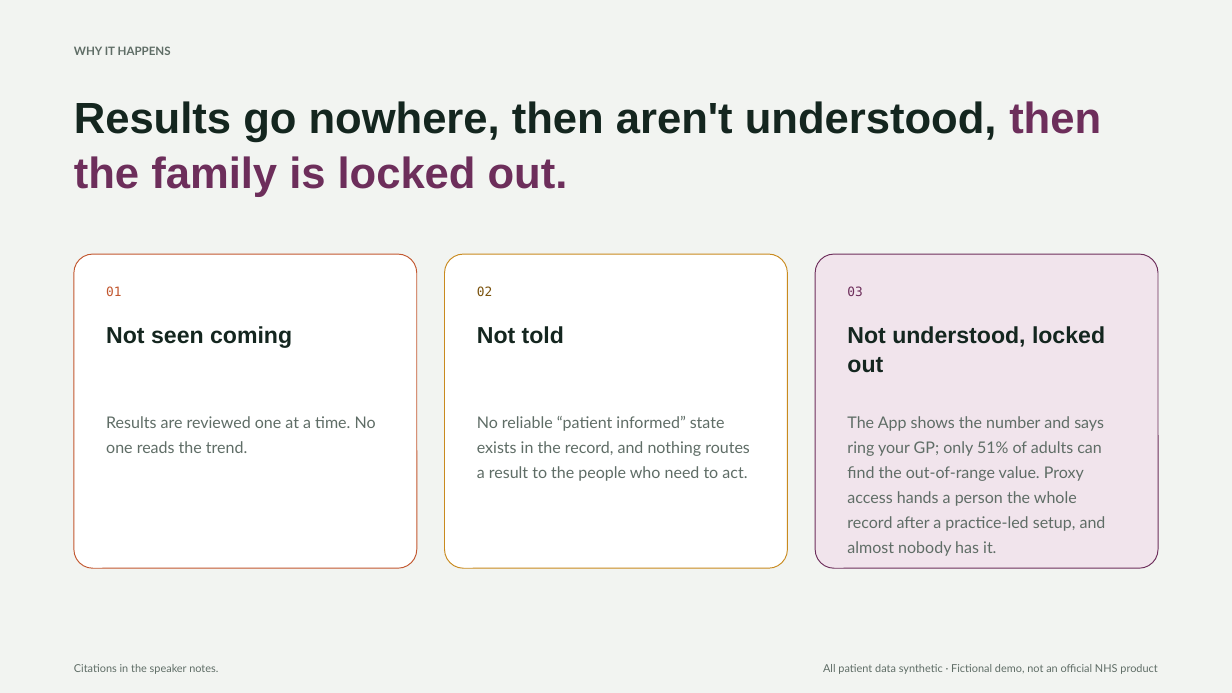
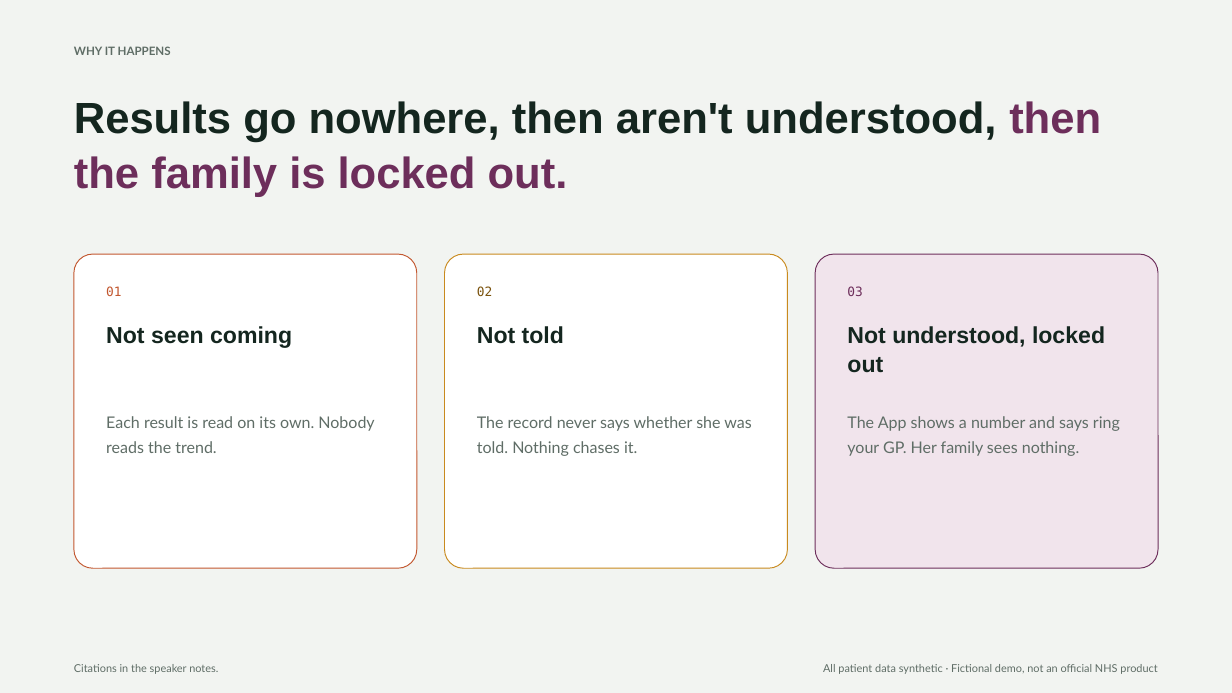
Before and after one commit to h45h1r/anima-openai-hackathon, a slide deck: slide 3 of pitch/CareCircle-pitch.pptx. Drawn at 1232x693 pixels with LibreOffice and Linux fonts; fonts in the diff are those of the drawing. Boxes give left, top, right and bottom in pixels: in the first picture for what was removed or moved away, otherwise in the second. Text is boxed around its words. In the diff, an @@ line names an element or a change of style, - is before the commit and + after.

Commit message:
docs(pitch): one short line per cause on the why slide

```diff
--- a/pitch/CareCircle-pitch.pptx
+++ b/pitch/CareCircle-pitch.pptx
@@ text at (106,416,374,453): text changed @@
-Results are reviewed one at a time. No one reads the trend.
+Each result is read on its own. Nobody reads the trend.
@@ text at (477,416,751,456): text changed @@
-No reliable “patient informed” state exists in the record, and nothing routes a result to the people who need to act.
+The record never says whether she was told. Nothing chases it.
@@ text at (847,416,1120,456): text changed @@
-The App shows the number and says ring your GP; only 51% of adults can find the out-of-range value. Proxy access hands a person the whole record after a practice-led setup, and almost nobody has it.
+The App shows a number and says ring your GP. Her family sees nothing.
```
Also in this commit, not shown: 2 other files.
